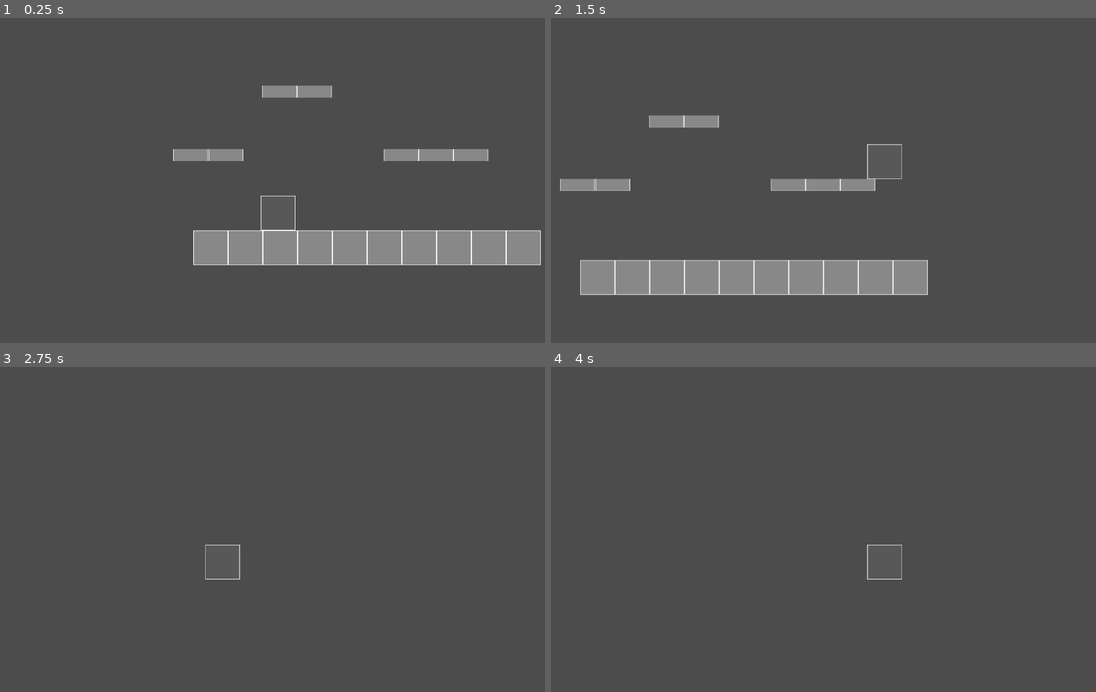
Above: before the commit, frames 1-4 (two rows, left to right).
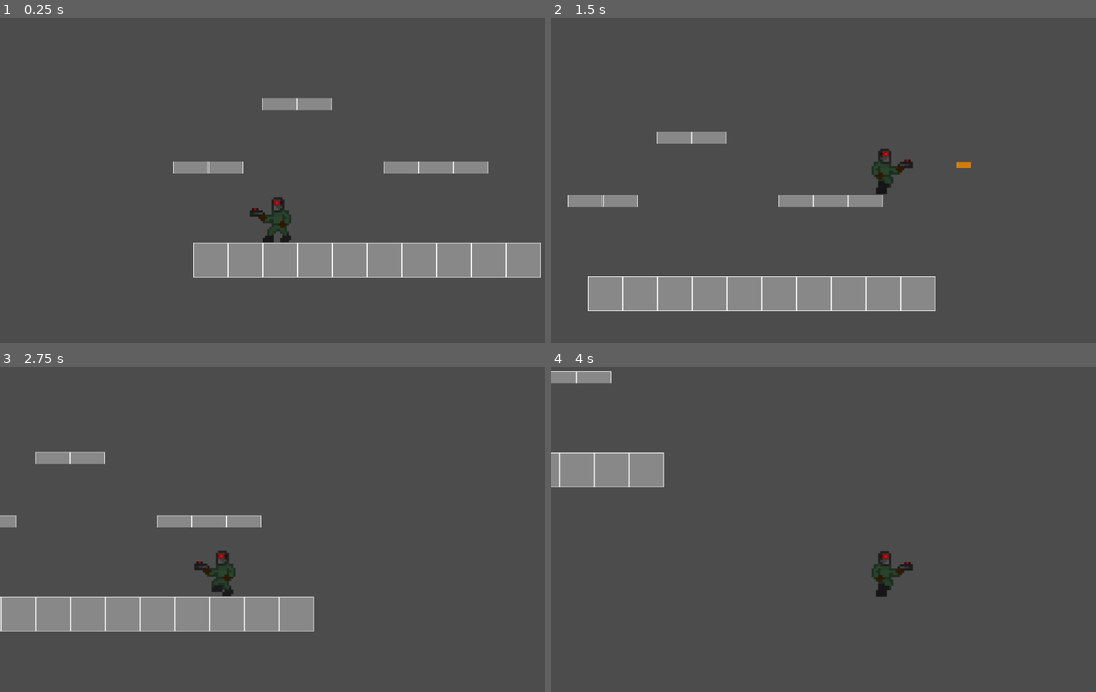
Above: after the commit, the same moments.

Repository: SageCreations/GAME1303FinalProject
Game: Godot game, scene res://_LevelScenes/TestLevel.tscn
The game is run twice, just before and just after one commit, with the same random seed, the same clock (stepped at 60 frames per second) and the same inputs. The project has no main scene, so this scene is started directly.
Inputs:
- Up to frame 1 (0.25 s): no input
- Up to frame 2 (1.5 s): tap Enter at 0.5 s; hold D (lvl_1_move_right) from 0.53 s (still down); tap F (lvl_1_shoot) at 0.6, 1.35 s; tap Space (lvl_1_jump) at 0.77 s
- Up to frame 3 (2.75 s): tap Space (lvl_1_jump) at 1.52 s; release D (lvl_1_move_right) at 2.03 s; hold A (lvl_1_move_left) from 2.03 s (still down); tap F (lvl_1_shoot) at 2.1 s
- Up to frame 4 (4 s): release A (lvl_1_move_left) at 2.78 s; hold D (lvl_1_move_right) from 2.78 s (still down); tap F (lvl_1_shoot) at 2.85, 3.6 s; tap Space (lvl_1_jump) at 3.02, 3.77 s

The runs differ from the first frame. In frame 1, 8.9% of the frame differs, in the area x 31-100%, y 20-80%; in frame 2, 11%, in the area x 1-78%, y 29-91%; in frame 3, 8.2%; in frame 4, 3.2%.

Commit message:
updated player controller
with some new sounds and sprites

Diff:
--- a/DungeonBosses/Prefabs/Player_Level_1.tscn
+++ b/DungeonBosses/Prefabs/Player_Level_1.tscn
@@ -1,24 +1,54 @@
-[gd_scene load_steps=9 format=2]
+[gd_scene load_steps=14 format=2]
 
-[ext_resource path="res://Sprites/Prototyping/DarkGrey_Box64x64.png" type="Texture" id=1]
+[ext_resource path="res://Sprites/Level_1_Sprites/Player/player_2_0.png" type="Texture" id=1]
 [ext_resource path="res://Scripts/Player_Level_1.gd" type="Script" id=2]
 [ext_resource path="res://Prefabs/bullet.tscn" type="PackedScene" id=3]
-[ext_resource path="res://Audio/temp_assets/shotgun_audio.mp3" type="AudioStream" id=4]
+[ext_resource path="res://Audio/Level_1_Sounds/Shotgun_semi_auto_20220331-155854.wav" type="AudioStream" id=4]
 [ext_resource path="res://Audio/temp_assets/walk.wav" type="AudioStream" id=5]
-[ext_resource path="res://Audio/temp_assets/jump.wav" type="AudioStream" id=6]
+[ext_resource path="res://Audio/Level_1_Sounds/350898__cabled-mess__jump-c-08.wav" type="AudioStream" id=6]
+[ext_resource path="res://Sprites/Level_1_Sprites/Player/player_2_1.png" type="Texture" id=7]
+[ext_resource path="res://Sprites/Level_1_Sprites/Player/player_2_2.png" type="Texture" id=8]
+[ext_resource path="res://Sprites/Level_1_Sprites/Player/player_2_3.png" type="Texture" id=9]
+[ext_resource path="res://Sprites/Level_1_Sprites/Player/player_2_4.png" type="Texture" id=10]
+
+[sub_resource type="SpriteFrames" id=3]
+animations = [ {
+"frames": [ ExtResource( 1 ) ],
+"loop": true,
+"name": "idle",
+"speed": 5.0
+}, {
+"frames": [ ExtResource( 9 ) ],
+"loop": true,
+"name": "jump",
+"speed": 5.0
+}, {
+"frames": [ ExtResource( 1 ), ExtResource( 7 ), ExtResource( 8 ), ExtResource( 9 ), ExtResource( 10 ) ],
+"loop": true,
+"name": "walk",
+"speed": 15.0
+} ]
 
 [sub_resource type="RectangleShape2D" id=1]
-extents = Vector2( 32, 32 )
+extents = Vector2( 38, 41.75 )
 
 [sub_resource type="CircleShape2D" id=2]
-radius = 33.0
+radius = 43.0
 
 [node name="Player" type="KinematicBody2D"]
 script = ExtResource( 2 )
 bullet_scene = ExtResource( 3 )
+bullet_spawn_y = 10
 
 [node name="Sprite" type="Sprite" parent="."]
+visible = false
 texture = ExtResource( 1 )
+flip_h = true
+
+[node name="AnimatedSprite" type="AnimatedSprite" parent="."]
+frames = SubResource( 3 )
+animation = "idle"
+flip_h = true
 
 [node name="Camera2D" type="Camera2D" parent="."]
 current = true
@@ -26,17 +56,18 @@
 drag_margin_v_enabled = true
 
 [node name="rectCollision" type="CollisionShape2D" parent="."]
+position = Vector2( 0, 22.75 )
 shape = SubResource( 1 )
 
 [node name="circle_collision" type="CollisionShape2D" parent="."]
+position = Vector2( 0, 23 )
 shape = SubResource( 2 )
 
 [node name="shotgun_sound" type="AudioStreamPlayer2D" parent="."]
 stream = ExtResource( 4 )
-volume_db = -17.479
 
 [node name="shot_timer" type="Timer" parent="."]
-wait_time = 1.3
+wait_time = 0.6
 
 [node name="walk_sound" type="AudioStreamPlayer2D" parent="."]
 stream = ExtResource( 5 )
@@ -44,7 +75,7 @@
 
 [node name="jump_sound" type="AudioStreamPlayer2D" parent="."]
 stream = ExtResource( 6 )
-volume_db = -18.0
+volume_db = 8.0
 
 [node name="walk_sound_timer" type="Timer" parent="."]
 wait_time = 0.67
--- a/DungeonBosses/Scripts/Player_Level_1.gd
+++ b/DungeonBosses/Scripts/Player_Level_1.gd
@@ -15,7 +15,7 @@
 export (int) var bullet_spawn_x = 64
 export (int) var bullet_spawn_y = 0
 
-#onready var anim_player = $AnimationPlayer
+onready var anim_sprite = $AnimatedSprite
 onready var sprite = $Sprite
 
 var y_vel = 0
@@ -81,13 +81,13 @@
 		$shot_timer.start()
 
 	# control animation playing
-#	if (grounded):
-#		if (move_dir == 0):
-#			play_anim("idle")
-#		else:
-#			play_anim("walk")
-#	else:
-#		play_anim("jump")
+	if (grounded):
+		if (move_dir == 0):
+			anim_sprite.play("idle")
+		else:
+			anim_sprite.play("walk")
+	else:
+		anim_sprite.play("jump")
 
 # function for shooting
 func shoot(dir):
@@ -101,7 +101,7 @@
 # function to flip sprite direction
 func flip():
 	facing_right = !facing_right
-	sprite.flip_h = !sprite.flip_h
+	anim_sprite.flip_h = !anim_sprite.flip_h
 
 
 # function to deal with player run animation
--- a/DungeonBosses/_LevelScenes/TestLevel.tscn
+++ b/DungeonBosses/_LevelScenes/TestLevel.tscn
@@ -1,7 +1,8 @@
-[gd_scene load_steps=8 format=2]
+[gd_scene load_steps=9 format=2]
 
 [ext_resource path="res://Sprites/Prototyping/LightGrey_Box64x64.png" type="Texture" id=1]
 [ext_resource path="res://Prefabs/Player_Level_1.tscn" type="PackedScene" id=2]
+[ext_resource path="res://Audio/Level_1_Sounds/bg_music.wav" type="AudioStream" id=3]
 
 [sub_resource type="RectangleShape2D" id=1]
 extents = Vector2( 32, 31.5 )
@@ -242,3 +243,8 @@
 
 [node name="Player" parent="." instance=ExtResource( 2 )]
 position = Vector2( 477, 226 )
+
+[node name="Game_Music" type="AudioStreamPlayer" parent="."]
+stream = ExtResource( 3 )
+volume_db = -10.0
+autoplay = true
Not shown, added: DungeonBosses/Audio/Level_1_Sounds/350898__cabled-mess__jump-c-08.wav.import
Not shown, added: DungeonBosses/Audio/Level_1_Sounds/Coin_or_powerup.wav.import
Not shown, added: DungeonBosses/Audio/Level_1_Sounds/Plink-sounds-headshot-or-armor-break-20220331-163453.wav.import
Not shown, added: DungeonBosses/Audio/Level_1_Sounds/Shotgun_semi_auto_20220331-155854.wav.import
Not shown, added: DungeonBosses/Audio/Level_1_Sounds/Sound_for_prize_recieved.wav.import
Not shown, added: DungeonBosses/Audio/Level_1_Sounds/bg_music.wav.import
Binary file added: DungeonBosses/Sprites/Level_1_Sprites/Player/guy_2.png
Not shown, added: DungeonBosses/Sprites/Level_1_Sprites/Player/guy_2.png.import
Binary file added: DungeonBosses/Sprites/Level_1_Sprites/Player/player_2_0.png
Not shown, added: DungeonBosses/Sprites/Level_1_Sprites/Player/player_2_0.png.import
Binary file added: DungeonBosses/Sprites/Level_1_Sprites/Player/player_2_1.png
Not shown, added: DungeonBosses/Sprites/Level_1_Sprites/Player/player_2_1.png.import
(and 14 more such lines)
